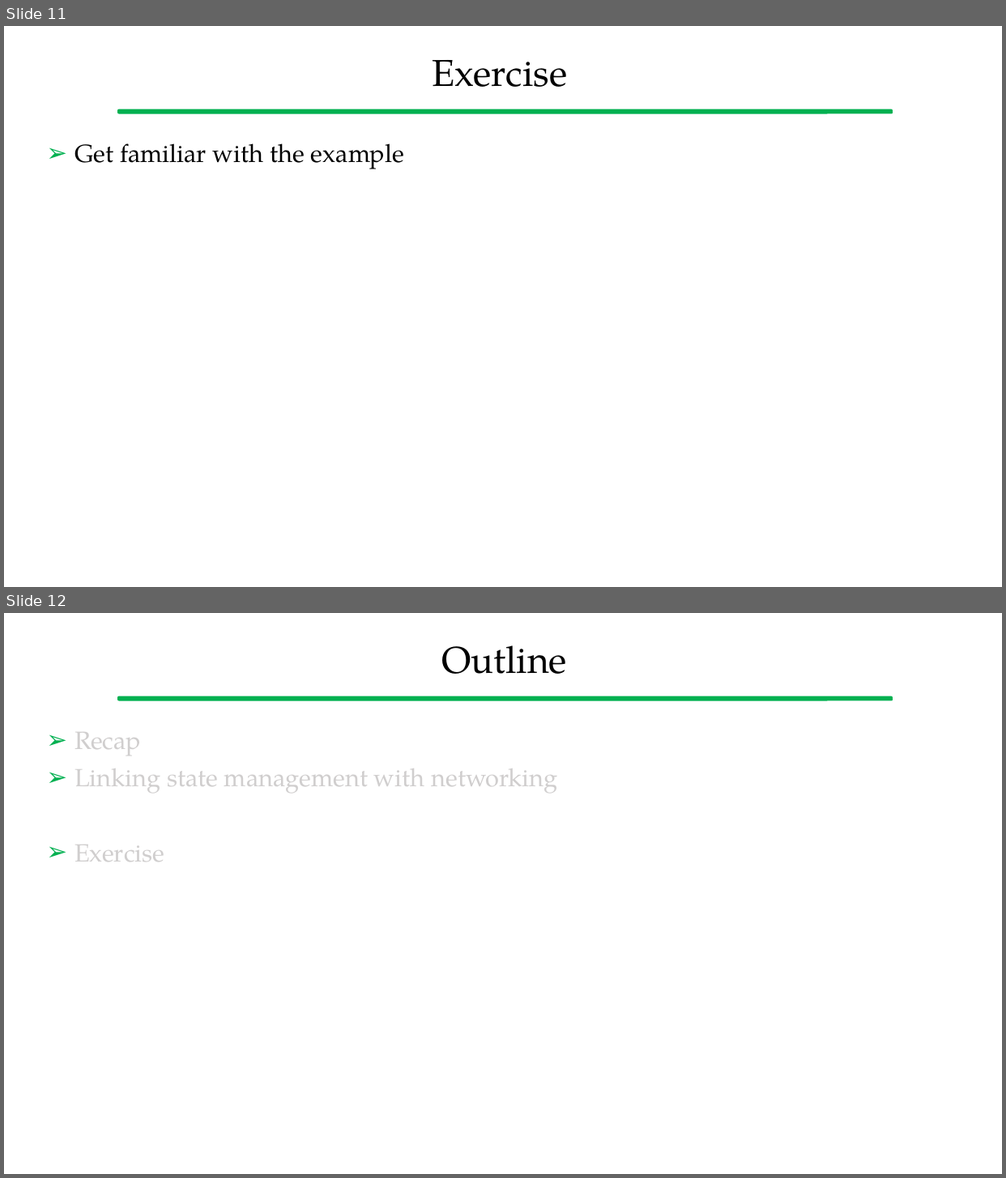
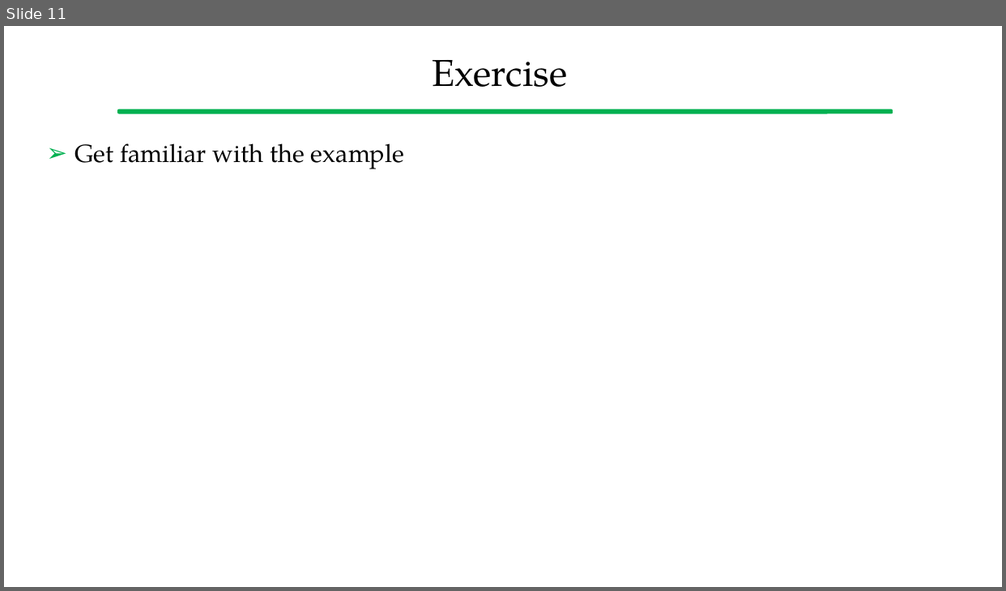
Before and after one commit to gcappon/bwthw, a slide deck: lab_11-linking_state_management_with_networking/lab_11-linking_state_management_with_networking.pptx. Shown one above the other, each under a label of ours: slides 11 and 12 before the commit, slide 11 after it. The pictures are 1006x1178 and 1006x591 pixels, drawn with LibreOffice and Linux fonts; fonts in the diff are those of the drawing. Boxes give left, top, right and bottom in pixels: in the first picture for what was removed or moved away, otherwise in the second. Text is boxed around its words. In the diff, an @@ line names an element or a change of style, - is before the commit and + after.

```diff
--- a/lab_11-linking_state_management_with_networking/lab_11-linking_state_management_with_networking.pptx
+++ b/lab_11-linking_state_management_with_networking/lab_11-linking_state_management_with_networking.pptx
@@ slide 12 removed at <box>4,613,1002,1174</box>, background #FFFFFF; not listed: 1 template element that a slide beside it also shows @@
@@ title removed at <box>441,645,567,674</box> @@
-Outline
@@ text removed at <box>74,732,557,862</box> @@
-➢ Recap
-➢ Linking state management with networking
-➢ Exercise
```
Also in this commit, not shown: 5 other files.
